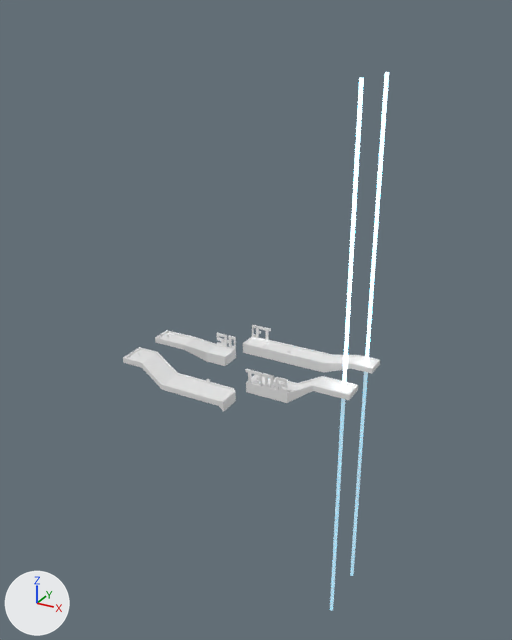
The Blender file scenes/v.blend: old version first, new version second.
Camera for both pictures: a camera (50 mm lens) standing at (365.0, -545.0, 366.0) and looking at (25.0, 73.0, 57.0). The axes (+X, +Y, +Z) are drawn at lower left. The lights are the same throughout.

The scene before the commit, as lines of its bpy script (objects in view):
```python
ob_fmh2 = bpy.data.objects.new('FMH2', me_h_001)
ob_fmh2.location = (70.0, 32.0, 12.0)
ob_fmil2 = bpy.data.objects.new('FMIL2', me_il_001)
ob_fmil2.location = (62.0, 32.0, 12.0)
ob_fmplatform1 = bpy.data.objects.new('FMPlatform1', me_l1platform1)
ob_fmplatform1.location = (-24.0, 80.0, 0.0)
ob_fmplatform1_001 = bpy.data.objects.new('FMPlatform1.001', me_l1platform1_001)
ob_fmplatform1_001.location = (72.0, 43.0, -2.0)
ob_fmplatform1_001.rotation_euler = (0.0, 0.0, -3.142)  # degrees (0, 0, -180)
ob_fmplatform2 = bpy.data.objects.new('FMPlatform2', me_l1platform2)
ob_fmplatform2.location = (0.0, 0.0, 0.0)
ob_fmplatform3 = bpy.data.objects.new('FMPlatform3', me_l1platform3)
ob_fmplatform3.location = (24.0, 120.0, 0.0)
ob_fms2 = bpy.data.objects.new('FMS2', me_s_001)
ob_fms2.location = (80.0, 32.0, 12.0)
ob_goal1_fm = bpy.data.objects.new('Goal1.FM', me_goal)
ob_goal1_fm.location = (137.0, 120.0, 12.0)
ob_goal1_fm.scale = (2.0, 2.0, 300.0)
ob_movefmplatform2 = bpy.data.objects.new('MoveFMPlatform2', me_fmmoveplatform)
ob_movefmplatform2.location = (48.0, 43.0, -2.0)
# also in view: 'Goal2.FM' at (137.0, 55.0, 12.0)
```
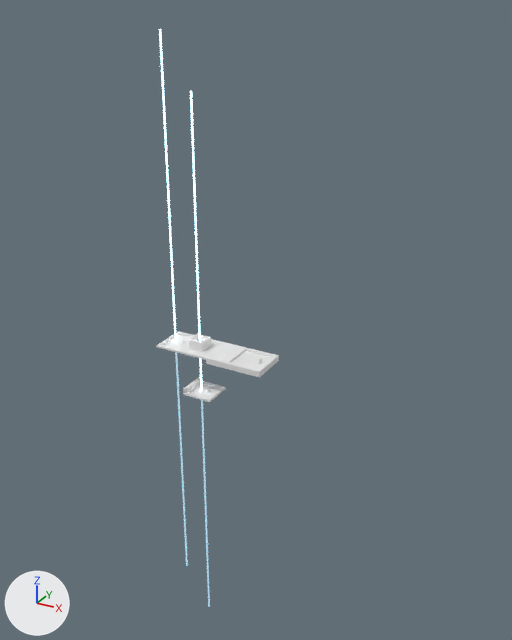
What changed in the scene script:
```text
Remove ob_fmplatform2:
    ob_fmplatform2 = bpy.data.objects.new('FMPlatform2', me_l1platform2)
    ob_fmplatform2.location = (0.0, 0.0, 0.0)
Remove ob_fmplatform1:
    ob_fmplatform1 = bpy.data.objects.new('FMPlatform1', me_l1platform1)
    ob_fmplatform1.location = (-24.0, 80.0, 0.0)
Change ob_goal2_fm:
    ob_goal2_fm.location: (137.0, 55.0, 12.0) -> (-30.0, 0.0, 50.0)
    ob_goal2_fm.scale: (2.0, 2.0, 300.0) -> (1.0, 1.0, 300.0)
Remove ob_fmplatform3:
    ob_fmplatform3 = bpy.data.objects.new('FMPlatform3', me_l1platform3)
    ob_fmplatform3.location = (24.0, 120.0, 0.0)
Remove ob_fmplatform1_001:
    ob_fmplatform1_001 = bpy.data.objects.new('FMPlatform1.001', me_l1platform1_001)
    ob_fmplatform1_001.location = (72.0, 43.0, -2.0)
    ob_fmplatform1_001.rotation_euler = (0.0, 0.0, -3.142)  # degrees (0, 0, -180)
Change ob_goal1_fm:
    ob_goal1_fm.location: (137.0, 120.0, 12.0) -> (0.0, 0.0, 0.0)
    ob_goal1_fm.scale: (2.0, 2.0, 300.0) -> (1.0, 1.0, 300.0)
Remove ob_fms2:
    ob_fms2 = bpy.data.objects.new('FMS2', me_s_001)
    ob_fms2.location = (80.0, 32.0, 12.0)
Remove ob_fmh2:
    ob_fmh2 = bpy.data.objects.new('FMH2', me_h_001)
    ob_fmh2.location = (70.0, 32.0, 12.0)
Remove ob_fmil2:
    ob_fmil2 = bpy.data.objects.new('FMIL2', me_il_001)
    ob_fmil2.location = (62.0, 32.0, 12.0)
Remove ob_movefmplatform2:
    ob_movefmplatform2 = bpy.data.objects.new('MoveFMPlatform2', me_fmmoveplatform)
    ob_movefmplatform2.location = (48.0, 43.0, -2.0)
Remove ob_movefmplatform1:
    ob_movefmplatform1 = bpy.data.objects.new('MoveFMPlatform1', me_l1moveplatform_001)
    ob_movefmplatform1.location = (0.0, 120.0, 0.0)
    ob_movefmplatform1.rotation_euler = (0.0, 0.0, 3.142)  # degrees (0, 0, 180)
Remove ob_fms1:
    ob_fms1 = bpy.data.objects.new('FMS1', me_s)
    ob_fms1.location = (-32.0, 91.0, 14.0)
    ob_fms1.rotation_euler = (0.0, 0.0, 3.142)  # degrees (0, 0, 180)
Remove ob_fmh1:
    ob_fmh1 = bpy.data.objects.new('FMH1', me_h)
    ob_fmh1.location = (-22.0, 91.0, 14.0)
    ob_fmh1.rotation_euler = (0.0, 0.0, 3.142)  # degrees (0, 0, 180)
Add ob_movel5platform:
    ob_movel5platform = bpy.data.objects.new('MoveL5Platform', me_cube_010.copy())  # the mesh of ob_movel5platform
    ob_movel5platform.location = (30.0, 0.0, 50.0)
Add ob_l5platbot:
    ob_l5platbot = bpy.data.objects.new('L5PlatBot', me_cube_008.copy())  # the mesh of ob_l5platbot
    ob_l5platbot.location = (4.0, 0.0, 0.0)
Add ob_l5platside:
    ob_l5platside = bpy.data.objects.new('L5PlatSide', me_cube_003.copy())  # the mesh of ob_l5platside
    ob_l5platside.location = (60.0, 0.0, 50.0)
Add ob_l5plattop:
    ob_l5plattop = bpy.data.objects.new('L5PlatTop', me_cube.copy())  # the mesh of ob_l5plattop
    ob_l5plattop.location = (0.0, 0.0, 50.0)
```

Pixel boxes [x1, y1, x2, y2] of what changed, in the pictures (512 x 640 px):
'Goal2.FM', moved, rescaled (14% narrower): before [330, 77, 364, 611]; after [159, 29, 188, 566]
'Goal1.FM', moved, rescaled (48% narrower): before [350, 72, 389, 576]; after [190, 91, 210, 607]
'FMPlatform2', deleted: before [123, 347, 236, 412]
'FMPlatform3', deleted: before [261, 340, 380, 373]
'FMPlatform1.001', deleted: before [266, 376, 358, 403]
'FMPlatform1', deleted: before [155, 330, 236, 366]
'L5PlatTop', added: after [156, 331, 226, 360]
'L5PlatSide', added: after [223, 347, 279, 377]
'L5PlatBot', added: after [183, 376, 226, 402]
'MoveFMPlatform1', deleted: before [243, 325, 271, 357]
'MoveFMPlatform2', deleted: before [245, 369, 276, 397]
'MoveL5Platform', added: after [206, 343, 243, 368]
'FMS2', deleted: before [279, 377, 288, 393]
'FMH2', deleted: before [271, 375, 279, 391]
'FMH1', deleted: before [224, 335, 232, 348]
'FMS1', deleted: before [217, 333, 224, 347]
'FMIL2', deleted: before [266, 374, 271, 388]
